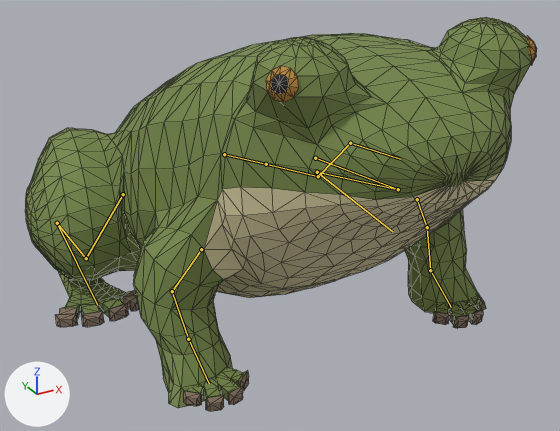
A saved change to the glTF model creatures/experiments/boxmodel/abc/t7x/zoo/frog/stage4/frog.glb.
Rendered twice from a 50 mm camera at (-0.344, -0.629, 0.394) aimed at (-0.013, -0.029, 0.094). The axes (+X, +Y, +Z) are drawn at lower left. The lights are the same throughout. The picture after the commit comes second. Both versions are drawn at frame 6 of the action 'attack'; the numbers are the values there. The bones that bend it are drawn over the model as lines. Mesh edges are drawn as thin lines.

The first picture shows 'body', 'piece_eye', 'piece_feet', 'piece_fingers'.
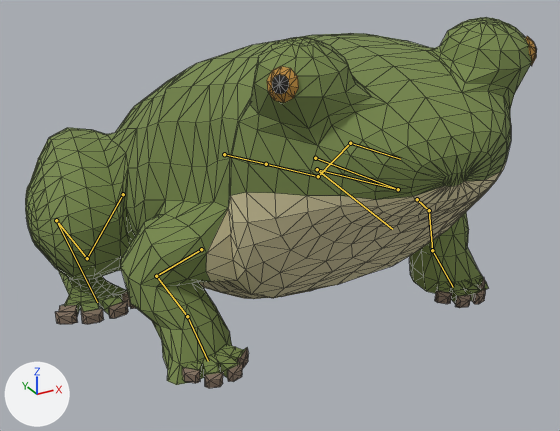
Location of each change, [x1, y1, x2, y2] in pixels of the pictures (560 x 431 px):
'body', posed
    before: [25, 17, 532, 408]
    after: [25, 17, 532, 385]
'piece_fingers', posed
    before: [184, 297, 483, 412]
    after: [182, 277, 485, 388]
'piece_feet', posed
    before: [56, 271, 139, 327]
    after: [55, 270, 136, 324]
bone 'upperarm.L', root to tip
    before: (417, 199) to (427, 227)
    after: (417, 199) to (429, 210)
bone 'forearm.L', root to tip
    before: (427, 227) to (430, 270)
    after: (429, 210) to (432, 250)
bone 'hand.L', root to tip
    before: (430, 270) to (451, 307)
    after: (432, 250) to (453, 287)
bone 'upperarm.R', root to tip
    before: (201, 249) to (172, 291)
    after: (201, 249) to (156, 276)
bone 'forearm.R', root to tip
    before: (172, 291) to (188, 339)
    after: (156, 276) to (187, 316)
bone 'hand.R', root to tip
    before: (188, 339) to (209, 383)
    after: (187, 316) to (208, 361)
bone 'shin.L', root to tip
    before: (398, 189) to (317, 172)
    after: (398, 189) to (317, 169)
bone 'foot.L', root to tip
    before: (317, 172) to (392, 231)
    after: (317, 169) to (392, 229)
bone 'shin.R', root to tip
    before: (86, 258) to (57, 223)
    after: (87, 258) to (56, 220)
bone 'foot.R', root to tip
    before: (57, 223) to (97, 305)
    after: (56, 220) to (97, 302)

The change in detail:
Bone 'upperarm.L' (bone_upperarm_l) turns from (0, 0, 0) to (-14, 2, 18) degrees about its own x, y and z.
Bone 'forearm.L' (bone_forearm_l) turns from (0, 0, 0) to (28, 8, -31) degrees about its own x, y and z.
Bone 'hand.L' (bone_hand_l) turns from (0, 0, 0) to (-18, 7, 10) degrees about its own x, y and z.
Bone 'upperarm.R' (bone_upperarm_r) turns from (0, 0, 0) to (-14, -2, -18) degrees about its own x, y and z.
Bone 'forearm.R' (bone_forearm_r) turns from (0, 0, 0) to (28, -8, 31) degrees about its own x, y and z.
Bone 'hand.R' (bone_hand_r) turns from (0, 0, 0) to (-18, -7, -10) degrees about its own x, y and z.
Bone 'shin.L' (bone_shin_l) turns from (0, 0, 0) to (1, 0, 0) degrees about its own x, y and z.
Bone 'foot.L' (bone_foot_l) turns from (0, 0, 0) to (1, 0, 0) degrees about its own x, y and z.
Bone 'shin.R' (bone_shin_r) turns from (0, 0, 0) to (1, 0, 0) degrees about its own x, y and z.
Bone 'foot.R' (bone_foot_r) turns from (0, 0, 0) to (1, 0, 0) degrees about its own x, y and z.
